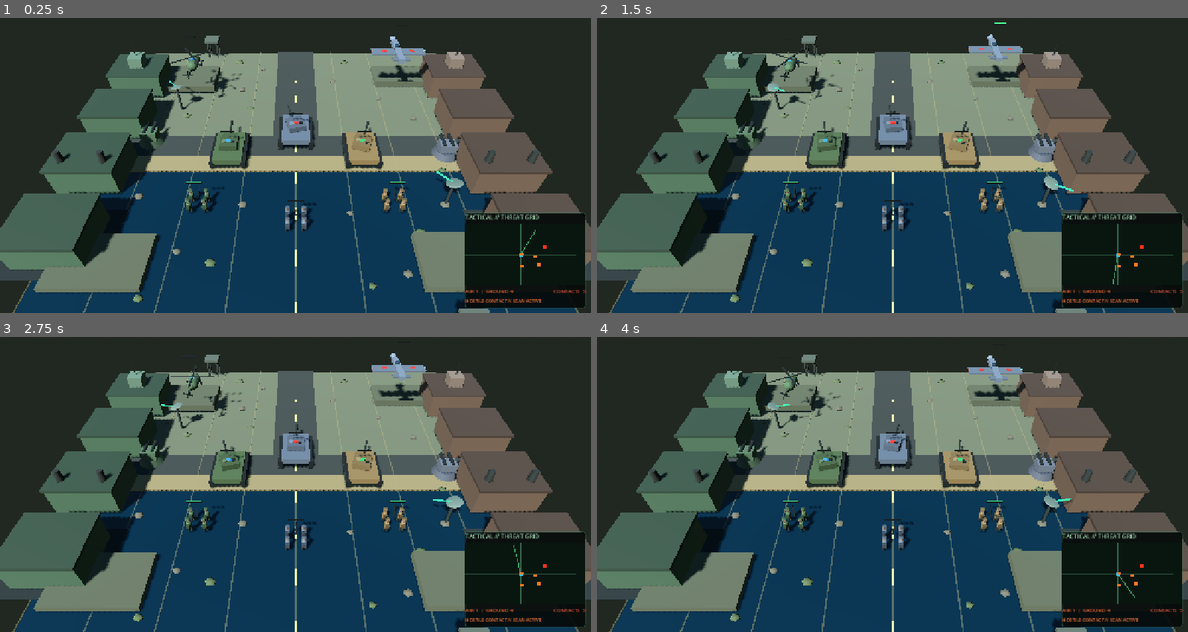
Above: before the commit, frames 1-4 (two rows, left to right).
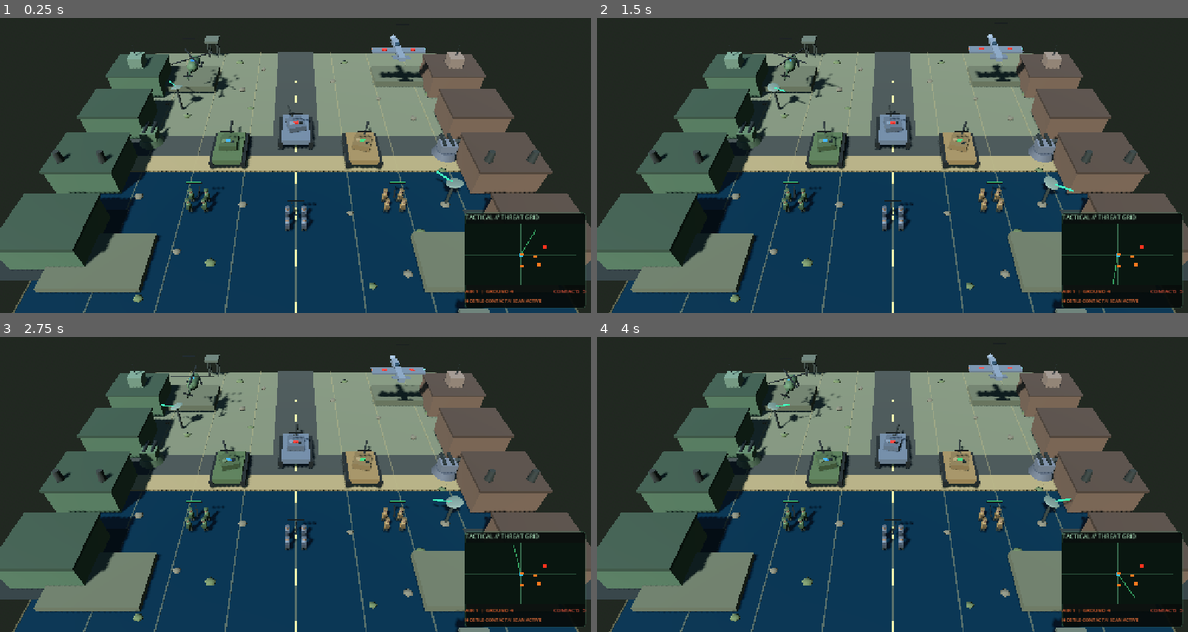
Above: after the commit, the same moments.

Repository: Jamalalbaroty/storm-generals-mobil
Game: Godot game, scene res://prototype_3d/battlefield_3d.tscn
The game is run twice, just before and just after one commit, with the same random seed, the same clock (stepped at 60 frames per second) and the same inputs. This scene is started directly instead of the project's main scene.
Inputs (mouse positions are in pixels of both pictures, inside the frame that each line leads up to):
- Up to frame 1 (0.25 s): no input
- Up to frame 2 (1.5 s): move the mouse to (1022, 130) at 0.52 s; click (1022, 130) at 0.67 s; drag from (774, 162) to (862, 212) at 1.27 s
- Up to frame 3 (2.75 s): move the mouse to (354, 393) at 2.02 s; click (354, 393) at 2.17 s
- Up to frame 4 (4 s): drag from (862, 531) to (715, 416) at 2.77 s; move the mouse to (1069, 516) at 3.52 s; click (1069, 516) at 3.67 s

The runs differ from the first frame. In frame 1, 0.5% of the frame differs, in the area x 29-73%, y 5-27%; in frame 2, 0.2%; in frame 3, 0.4%; in frame 4, 0.5%.

Commit message:
Show a tactical line to the active move destination (#77)
* Render a live tactical line to the move destination

* Test tactical move path visibility and cleanup

Diff:
--- a/prototype_3d/battlefield_3d.gd
+++ b/prototype_3d/battlefield_3d.gd
@@ -31,6 +31,9 @@
 var group_selection_rings: Array[MeshInstance3D] = []
 var selection_count_label: Label
 var order_marker: MeshInstance3D
+var order_path_instance: MeshInstance3D
+var order_path_mesh: ImmediateMesh
+var order_path_material: StandardMaterial3D
 var touch_start_positions: Dictionary = {}
 var touch_moved: Dictionary = {}
 var attack_target: Node3D
@@ -2211,6 +2214,19 @@
 	order_marker.position.y = 0.04
 	order_marker.material_override = _make_armour_material(Color(0.92, 0.76, 0.25))
 	add_child(order_marker)
+	order_path_instance = MeshInstance3D.new()
+	order_path_instance.name = "TacticalMovePath"
+	order_path_mesh = ImmediateMesh.new()
+	order_path_instance.mesh = order_path_mesh
+	order_path_material = StandardMaterial3D.new()
+	order_path_material.shading_mode = BaseMaterial3D.SHADING_MODE_UNSHADED
+	order_path_material.albedo_color = Color(0.38, 0.92, 0.58, 0.92)
+	order_path_material.emission_enabled = true
+	order_path_material.emission = Color(0.12, 0.72, 0.32)
+	order_path_material.emission_energy_multiplier = 1.35
+	order_path_instance.material_override = order_path_material
+	order_path_instance.visible = false
+	add_child(order_path_instance)
 	var reticle_material := _make_armour_material(Color(1.0, 0.84, 0.32))
 	for reticle_index in range(4):
 		var reticle_tick := MeshInstance3D.new()
@@ -2504,12 +2520,37 @@
 			push += offset / distance * ((clearance - distance) / clearance)
 	return push
 
+func _update_order_path_visual() -> void:
+	if not is_instance_valid(order_path_instance) or order_path_mesh == null:
+		return
+	order_path_mesh.clear_surfaces()
+	if not has_selected_destination or not is_instance_valid(selected_tank):
+		order_path_instance.visible = false
+		return
+	var start_point := selected_tank.global_position + Vector3.UP * 0.16
+	var end_point := selected_destination + Vector3.UP * 0.16
+	var unit_type := str(selected_tank.get_meta("unit_type", "tank"))
+	if unit_type == "helicopter":
+		start_point.y += 5.2
+		end_point.y += 5.2
+	elif unit_type == "fighter":
+		start_point.y += 6.4
+		end_point.y += 6.4
+	order_path_mesh.surface_begin(Mesh.PRIMITIVE_LINES, order_path_material)
+	order_path_mesh.surface_add_vertex(order_path_instance.to_local(start_point))
+	order_path_mesh.surface_add_vertex(order_path_instance.to_local(end_point))
+	order_path_mesh.surface_end()
+	order_path_instance.visible = true
+
+
 func _update_showcase_orders(delta: float) -> void:
 	selected_live_units = selected_live_units.filter(func(unit): return is_instance_valid(unit) and _is_live_player_unit(unit))
 	_update_selection_count_label()
 	if not is_instance_valid(selected_tank):
 		selected_tank = selected_live_units[0] if not selected_live_units.is_empty() else null
 	if not is_instance_valid(selected_tank):
+		if is_instance_valid(order_path_instance):
+			order_path_instance.visible = false
 		selection_ring.visible = false
 		for ring in group_selection_rings:
 			if is_instance_valid(ring):
@@ -2520,6 +2561,7 @@
 	selection_ring.visible = true
 	selection_ring.global_position = selected_tank.global_position + Vector3.UP * 0.08
 	selection_ring.scale = Vector3.ONE * _selection_ring_scale_for_unit(selected_tank)
+	_update_order_path_visual()
 	for index in range(group_selection_rings.size()):
 		var ring := group_selection_rings[index]
 		var unit_index := index + 1
--- a/prototype_3d/smoke_test.gd
+++ b/prototype_3d/smoke_test.gd
@@ -28,6 +28,29 @@
 		push_error("The 3D battlefield root is not Node3D")
 		quit(1)
 		return
+
+	# Verify the tactical move path renders while an order is active and clears afterward.
+	var path_test_unit := Node3D.new()
+	path_test_unit.set_meta("unit_type", "tank")
+	battlefield.add_child(path_test_unit)
+	battlefield.set("selected_tank", path_test_unit)
+	battlefield.set("selected_destination", Vector3(4.0, 0.0, 2.0))
+	battlefield.set("has_selected_destination", true)
+	battlefield.call("_update_order_path_visual")
+	var path_visual := battlefield.get("order_path_instance") as MeshInstance3D
+	var path_mesh := battlefield.get("order_path_mesh") as ImmediateMesh
+	if path_visual == null or path_mesh == null or not path_visual.visible or path_mesh.get_surface_count() != 1:
+		push_error("Tactical move path did not render a visible line for an active destination")
+		quit(1)
+		return
+	battlefield.set("has_selected_destination", false)
+	battlefield.call("_update_order_path_visual")
+	if path_visual.visible or path_mesh.get_surface_count() != 0:
+		push_error("Tactical move path remained visible after the movement order was cleared")
+		quit(1)
+		return
+	path_test_unit.queue_free()
+	battlefield.set("selected_tank", null)
 
 	var sun_light := battlefield.get("sun_light") as DirectionalLight3D
 	if sun_light == null:
